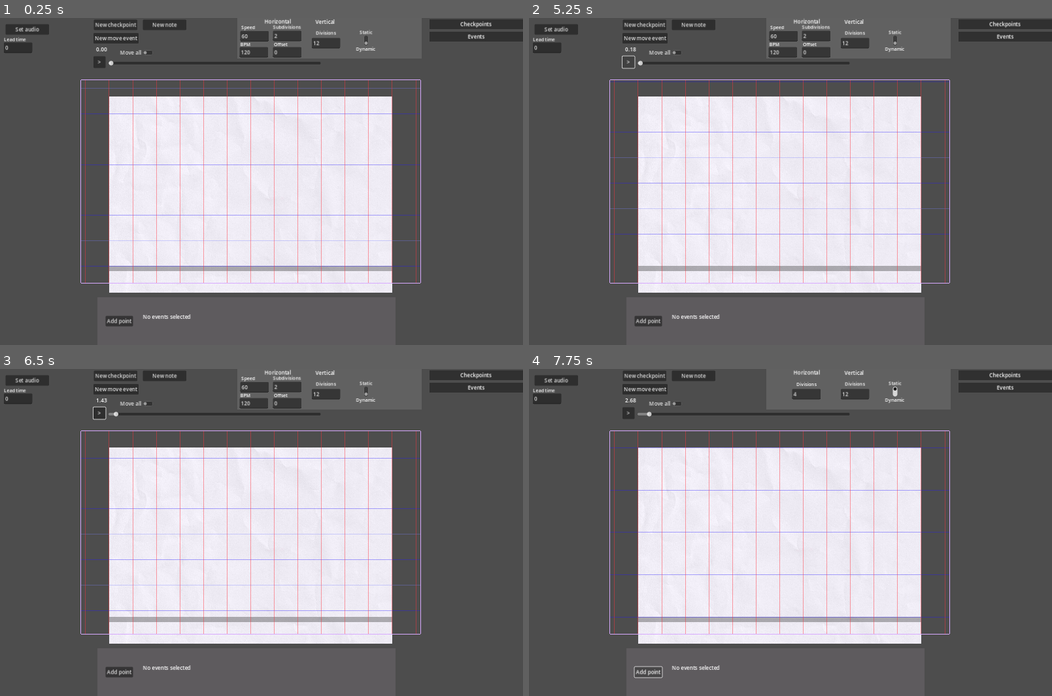
Above: before the commit, frames 1-4 (two rows, left to right).
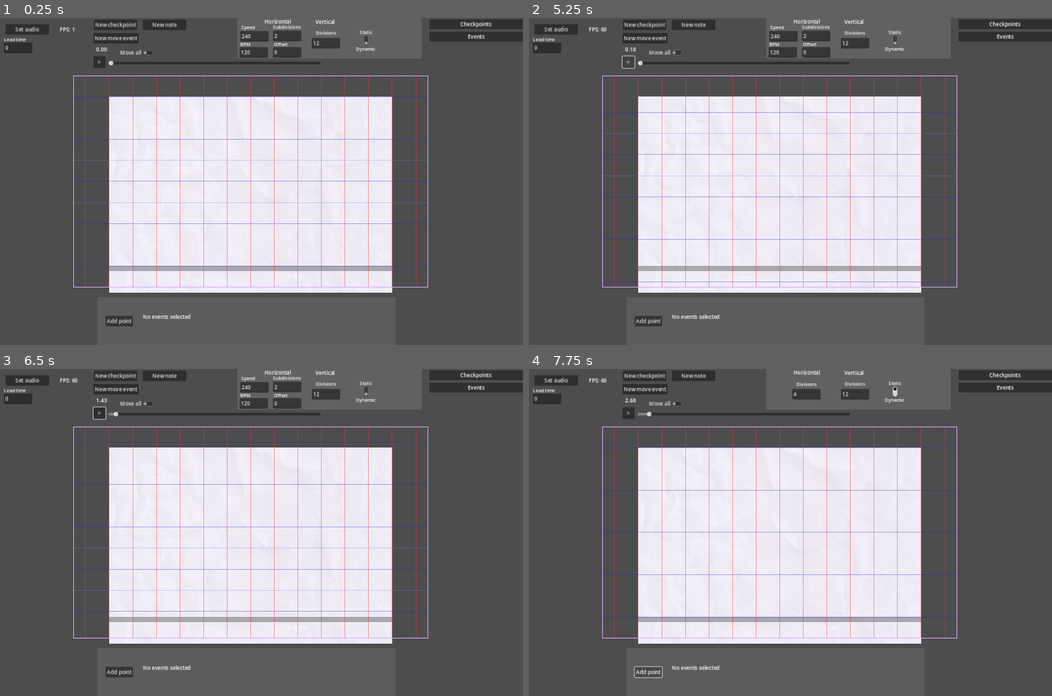
Above: after the commit, the same moments.

Repository: Punjidixie/Project-Prelude-Editor
Game: Godot game, scene res://main/main.tscn
Two runs of this game, one before a commit and one after it. Both use one fixed random seed, a clock stepped at 60 frames per second and the inputs below.
Inputs (mouse positions are in pixels of both pictures, inside the frame that each line leads up to):
- Up to frame 1 (0.25 s): no input
- Up to frame 2 (5.25 s): click "New note" at 0.5 s; click "New note" at 1.25 s; click "New checkpoint" at 2 s; click "New checkpoint" at 2.75 s; click "New move event" at 3.5 s; click "New move event" at 4.25 s; click ">" at 5 s
- Up to frame 3 (6.5 s): click "Move all" at 5.75 s
- Up to frame 4 (7.75 s): click (895, 391) at 6.5 s; click "Add point" at 7.25 s

The runs differ from the first frame. In frame 1, 2.4% of the frame differs, in the area x 11-82%, y 2-83%; in frame 2, 2.6%; in frame 3, 2.6%; in frame 4, 0.9%.

Commit message:
made note body x-movable

Diff:
--- a/main/main.tscn
+++ b/main/main.tscn
@@ -22,6 +22,7 @@
 [ext_resource type="Script" path="res://ui/midi_viewer/midi_settings.gd" id="19_mb36r"]
 [ext_resource type="Script" path="res://main/audio_editor.gd" id="20_cbn6i"]
 [ext_resource type="Script" path="res://audio/music_player.gd" id="20_t2egl"]
+[ext_resource type="Script" path="res://ui/fps_label.gd" id="22_edl1x"]
 
 [sub_resource type="Curve2D" id="Curve2D_acccc"]
 _data = {
@@ -674,6 +675,14 @@
 offset_right = 99.0
 offset_bottom = 106.0
 
+[node name="FPSLabel" type="Label" parent="CanvasLayer/Control"]
+layout_mode = 0
+offset_left = 183.0
+offset_top = 23.0
+offset_right = 223.0
+offset_bottom = 46.0
+script = ExtResource("22_edl1x")
+
 [node name="AudioStreamPlayer" type="AudioStreamPlayer" parent="."]
 script = ExtResource("20_t2egl")
 file = "res://assets/Four Little Kittens.OGG"
--- a/notes/note.gd
+++ b/notes/note.gd
@@ -3,7 +3,8 @@
 
 class_name Note
 
-@export var start_time : float
+@export var start_time: float
+@export var note_size: float
 
 @export var note_body : NoteBody
 @export var checkpoints_container : Node
@@ -29,8 +30,10 @@
 	# All checkpoints would've been in place by now.
 	update()
 
+	note_body.update_size()
+
 	# Technically not needed, but is here for consistency like in NoteCheckpoint.
-	# Nvm it's needed, since "always_visible" needs to be set
+	# Nvm it's needed, since "always_visible" needs to be set to false.
 	go_regular_mode()
 
 func initialize_connections():
@@ -69,6 +72,7 @@
 	var play_position = event.get_notebody_play_position(time - start_time)
 	note_body.set_play_position(play_position)
 
+
 func load_info_from_info_box(info_box : TopInfoBox) -> void:
 	start_time = float(info_box.start_time_input_box.text)
 	var relative_end_time = float(info_box.end_time_input_box.text) - start_time
@@ -88,6 +92,9 @@
 	update()
 
 func on_checkpoint_clicked():
+	get_selected()
+
+func get_selected():
 	if GlobalManager.selected_note != self:
 		SignalManager.on_note_selected.emit(self) # Tell the UI manager to spawn UIs
 		GlobalManager.selected_note = self
--- a/notes/note.tscn
+++ b/notes/note.tscn
@@ -7,19 +7,23 @@
 [ext_resource type="Script" path="res://notes/note_events/end_event.gd" id="5_2uktm"]
 [ext_resource type="Script" path="res://notes/note_body.gd" id="6_vy0we"]
 [ext_resource type="Texture2D" uid="uid://pc1xdwlau3fa" path="res://assets/star.png" id="7_lkkwb"]
+[ext_resource type="Texture2D" uid="uid://cauuo7bqb70og" path="res://assets/pencil_texture.png" id="8_05ie4"]
 [ext_resource type="Script" path="res://notes/mouse_follower.gd" id="8_fxr6v"]
+[ext_resource type="Script" path="res://notes/drag_detector.gd" id="9_n88os"]
+[ext_resource type="Texture2D" uid="uid://b5mbk6ohj7xw" path="res://assets/Circle.png" id="11_55t5n"]
 
 [sub_resource type="Curve2D" id="Curve2D_46q8g"]
 resource_local_to_scene = true
 bake_interval = 1.0
 _data = {
-"points": PackedVector2Array(0, 0, 0, 0, 50, 110, 0, 0, 30, 10, 50, 0)
+"points": PackedVector2Array(0, 0, 0, 0, 0, 540, 0, 0, 30, 10, 0, 0)
 }
 point_count = 2
 
 [node name="Note" type="Node" node_paths=PackedStringArray("note_body", "checkpoints_container", "note_events_container", "end_checkpoint", "appear_event", "end_event")]
 script = ExtResource("1_k3vvd")
 start_time = 0.5
+note_size = 60.0
 note_body = NodePath("NoteBody")
 checkpoints_container = NodePath("Checkpoints")
 note_events_container = NodePath("NoteEvents")
@@ -32,13 +36,12 @@
 [node name="StartCheckpoint" parent="Checkpoints" instance=ExtResource("2_nfqg4")]
 checkpoint_name = "Start"
 is_essential = true
-play_position = Vector2(50, 110)
+play_position = Vector2(0, 540)
 
 [node name="EndCheckpoint" parent="Checkpoints" instance=ExtResource("2_nfqg4")]
 target_time = 3.0
 checkpoint_name = "End"
 is_essential = true
-play_position = Vector2(50, 0)
 
 [node name="NoteEvents" type="Node" parent="."]
 
@@ -57,14 +60,51 @@
 end_checkpoint = NodePath("../../Checkpoints/EndCheckpoint")
 event_name = "End Event"
 
-[node name="NoteBody" type="Node2D" parent="." node_paths=PackedStringArray("mouse_follower", "note")]
+[node name="NoteBody" type="Node2D" parent="." node_paths=PackedStringArray("mouse_follower", "note", "drag_detector", "body")]
 script = ExtResource("6_vy0we")
 mouse_follower = NodePath("MouseFollower")
 note = NodePath("..")
+drag_detector = NodePath("DragDetector")
+body = NodePath("NinePatchRect")
 
 [node name="Visual" type="Sprite2D" parent="NoteBody"]
-modulate = Color(1, 1, 1, 0.858824)
+visible = false
+modulate = Color(0.74978, 0.74978, 0.74978, 1)
+texture = ExtResource("7_lkkwb")
+
+[node name="Mask" type="Sprite2D" parent="NoteBody"]
+visible = false
+clip_children = 1
+texture = ExtResource("8_05ie4")
+
+[node name="Visual" type="Sprite2D" parent="NoteBody/Mask"]
+visible = false
+modulate = Color(0, 0, 0, 1)
 texture = ExtResource("7_lkkwb")
 
 [node name="MouseFollower" type="Node2D" parent="NoteBody"]
 script = ExtResource("8_fxr6v")
+
+[node name="DragDetector" type="Control" parent="NoteBody"]
+layout_mode = 3
+anchors_preset = 0
+offset_left = -20.0
+offset_top = -20.0
+offset_right = 20.0
+offset_bottom = 20.0
+script = ExtResource("9_n88os")
+
+[node name="NinePatchRect" type="NinePatchRect" parent="NoteBody"]
+modulate = Color(0, 0, 0, 1)
+offset_left = -45.0
+offset_top = -7.0
+offset_right = 1755.0
+offset_bottom = 297.0
+scale = Vector2(0.05, 0.05)
+texture = ExtResource("11_55t5n")
+patch_margin_left = 152
+patch_margin_top = 152
+patch_margin_right = 152
+patch_margin_bottom = 152
+axis_stretch_horizontal = 2
+axis_stretch_vertical = 2
--- a/notes/note_body.gd
+++ b/notes/note_body.gd
@@ -4,6 +4,8 @@
 
 @export var mouse_follower: MouseFollower
 @export var note: Note
+@export var drag_detector: DragDetector
+@export var body: Control
 
 # Called when the node enters the scene tree for the first time.
 func _ready():
@@ -13,6 +15,11 @@
 	mouse_follower.on_zone_entered.connect(on_creation_zone_entered)
 	mouse_follower.on_zone_exited.connect(on_creation_zone_exited)
 	mouse_follower.on_moved.connect(waiting_move_by)
+
+	drag_detector.on_clicked.connect(on_clicked)
+	drag_detector.on_dragged.connect(on_dragged)
+
+	get_tree().get_root().size_changed.connect(update_size)
 
 	go_regular_mode()
 
@@ -26,13 +33,26 @@
 	var delta_play_position = PlayAreaUtils.get_delta_play_position(amount)
 	note.move_by(Vector2(delta_play_position.x, 0)) # Move the note by the same amount horizontally
 
+func on_dragged(amount: Vector2) -> void:
+	var amount_horizontal = Vector2(amount.x, 0)
+	set_world_position(position + amount_horizontal)
+	var delta_play_position = PlayAreaUtils.get_delta_play_position(amount_horizontal)
+	note.move_by(delta_play_position) # Move the note by the same amount horizontally
+
+func update_size():
+	var world_size = PlayAreaUtils.get_delta_world_position(Vector2.ONE * note.note_size)
+	body.size.x = world_size.x / body.scale.x
+	body.position.x = - world_size.x / 2
+
 # Creation mode: following the cursor, waiting to be added to the note
 func go_creation_mode():
 	mouse_follower.process_mode = Node.PROCESS_MODE_INHERIT
+	drag_detector.process_mode = Node.PROCESS_MODE_DISABLED
 
 # Regular mode: editor, ready to be dragged
 func go_regular_mode():
 	mouse_follower.process_mode = Node.PROCESS_MODE_DISABLED
+	drag_detector.process_mode = Node.PROCESS_MODE_INHERIT
 
 func on_creation_confirmed():
 	note.on_creation_confirmed()
@@ -45,3 +65,6 @@
 
 func on_creation_zone_entered():
 	note.on_creation_zone_entered()
+
+func on_clicked():
+	note.get_selected()
--- a/notes/note_events/move_event.tscn
+++ b/notes/note_events/move_event.tscn
@@ -19,6 +19,6 @@
 
 [node name="WorldLine" type="Line2D" parent="."]
 width = 2.0
-default_color = Color(1, 1, 1, 0.713726)
+default_color = Color(0, 0, 0, 0.713726)
 
 [node name="PathPoints" type="Node" parent="."]
--- a/project.godot
+++ b/project.godot
@@ -13,6 +13,7 @@
 config/name="PianoGodot"
 run/main_scene="res://main/main.tscn"
 config/features=PackedStringArray("4.2", "Mobile")
+run/max_fps=60
 config/icon="res://icon.svg"
 
 [autoload]
--- a/singletons/global_manager.gd
+++ b/singletons/global_manager.gd
@@ -12,7 +12,7 @@
 
 # Grid
 var bpm: float = 120 # Beats per minute
-var scroll_speed: float = 60 # Play units per second
+var scroll_speed: float = 240 # Play units per second
 var subdivisions: int = 2
 var horizontal_divisions: int = 4
 var vertical_divisions: int = 12
--- a/singletons/grid_utils.gd
+++ b/singletons/grid_utils.gd
@@ -1,7 +1,7 @@
 extends Node
 
-const lower_left_extension = Vector2(10, 10)
-const upper_right_extension = Vector2(10, 10)
+const lower_left_extension = Vector2(60, 60)
+const upper_right_extension = Vector2(60, 60)
 
 func get_lower_left_border() -> Vector2:
 	return -lower_left_extension
--- a/singletons/play_area_utils.gd
+++ b/singletons/play_area_utils.gd
@@ -1,6 +1,6 @@
 extends Node
 
-const scale_factor = 100
+const scale_factor = 480
 
 ### DEFAULT CALCULATION ###
 func get_world_position(play_position: Vector2) -> Vector2:
--- /dev/null
+++ b/ui/fps_label.gd
@@ -0,0 +1,7 @@
+extends Label
+
+
+
+# Called every frame. 'delta' is the elapsed time since the previous frame.
+func _process(delta):
+	text = "FPS: %d" % Engine.get_frames_per_second()
Binary file added: assets/Circle.png
Not shown, added: assets/Circle.png.import
Binary file added: assets/pencil_texture.png
Not shown, added: assets/pencil_texture.png.import
Not shown: 1 places in main/main.tscn that only renumber resources
Not shown: 1 places in notes/note.tscn that only renumber resources
